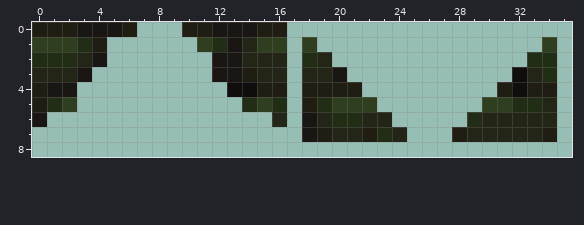
Pixel-art sprite -- Content/Tiles/NoseTemple/NoseTempleFancyWallMergeGreen.png. Above, as it was before the edit.
The file is 72x18 pixels, drawn in blocks of 2x2; one block is one cell here. Colours within 5 levels of each other are drawn and written as one.
The same view after the edit:
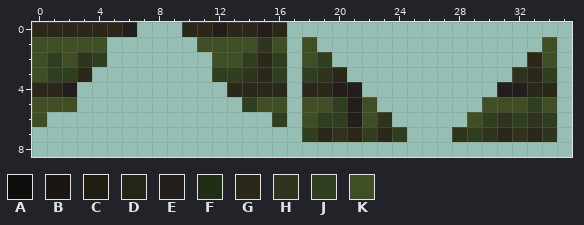
Palette (. is transparent): A #100d0d  B #1a1613  C #201d12  D #232516  E #231e1b  F #222d16  G #2c2819  H #30331e  J #2e3e1e  K #3f4e24
Changes in this commit:
@@ x 0..35 @@
-0 CCCBBBC...CCBBBCC...................
-1 JJJFC......JFBDJJ.J...............J.
-2 FFFDB.......BBDDD.FD.............FF.
-3 DDDB........BBCDD.DDB...........ADF.
-4 CBB..........AACC.CCCC.........CACC.
-5 CFJ...........FJF.CFJJJ.......JJFFD.
-6 B...............D.BDFFDD.....FDDDDD.
-7 ..................BCDDCFD...CDDDDDC.
+0 GGGGGGE...GGEGGEG...................
+1 KKKKK......KKKKHK.K...............K.
+2 KJKHJ.......KKJGJ.KJ.............GK.
+3 KJJG........JJHGJ.JHG...........HGJ.
+4 GGE..........GGGG.GGEE.........EEGG.
+5 KKK...........JKK.KKJEK.......KKKJK.
+6 K...............J.KJJEKH.....KJHJHJ.
+7 ..................JGHGJGJ...HJHGHGH.
 8 ....................................
